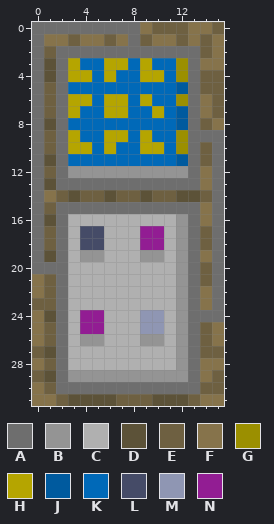
Two versions of one pixel-art sprite, src/art/wallLayerWithTerminal1.png. This is how it looked before the edit.
The file is 160x320 pixels, drawn in blocks of 10x10; one block is one cell here.
Palette (. is transparent): A #6e6e6e  B #949494  C #b0b0b0  D #5c5238  E #6e6041  F #86734b  G #9b8f00  H #b5a500  J #005a9e  K #0069b8  L #454b67  M #8f96b3  N #921d93
Pixels before, first column x 0:
 0 AAAAAAAAAFEEEFFE
 1 AFFEFFEFAEFFEFEF
 2 AEAAAAAAAAAAAAEF
 3 ADAHKKHHKHKKGAFF
 4 ADAHHKHKKHHKGAEE
 5 AEAKKKKKKKKKJAEE
 6 AEAHHKHHKHKKGAFE
 7 AEAHKKHHKKHKJAFE
 8 ADAKKKKKKKKKJAEF
 9 AEAHKKHHKHKKGAAA
10 AEAHHKHKKHHKGAEA
11 ADAKKKKKKKKKJAEA
12 AEABBBBBBBBBBAFA
13 ADAAAAAAAAAAAAFA
14 AFEDEEDEEDEEDDEA
15 AEAAAAAAAAAAAAFA
16 ADACCCCCCCCCBAFA
17 AEACLLCCCNNCBAEA
18 AEACLLCCCNNCBAEA
19 ADACBBCCCBBCBAFA
20 AAACCCCCCCCCBAEA
21 FEACCCCCCCCCBAEA
22 FEACCCCCCCCCBAFA
23 EEACCCCCCCCCBAFA
24 FDACNNCCCMMCBAAA
25 FEACNNCCCMMCBAEF
26 FEACBBCCCBBCBAEF
27 EDACCCCCCCCCBAEE
28 FEACCCCCCCCCBAFF
29 EDABBBBBBBBBBAFE
30 FEAAAAAAAAAAAAEE
31 FFEDDDDEEEDDDEFF
Now the later version:
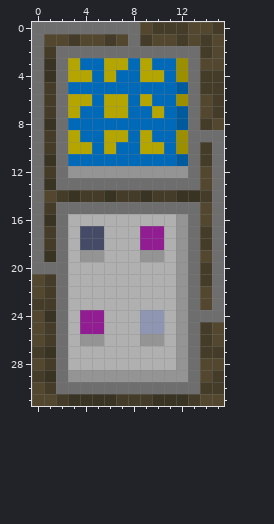
From old to new:
Colour D changes from #5c5238 to #393323.
Colour E changes from #6e6041 to #443c29.
Colour F changes from #86734b to #53482f.
